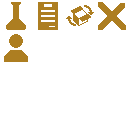
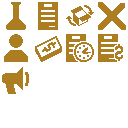
Layer changes from the first 128x128 image to the second:
added layer "Layer 9" above "Layer 8" over bbox(2, 67, 29, 94)
added layer "Layer 8" above "Layer 7" over bbox(98, 34, 123, 62)
added layer "Layer 7" above "Layer 5" over bbox(66, 34, 94, 62)
added layer "Layer 5" above "Layer 4" over bbox(35, 36, 62, 62)
